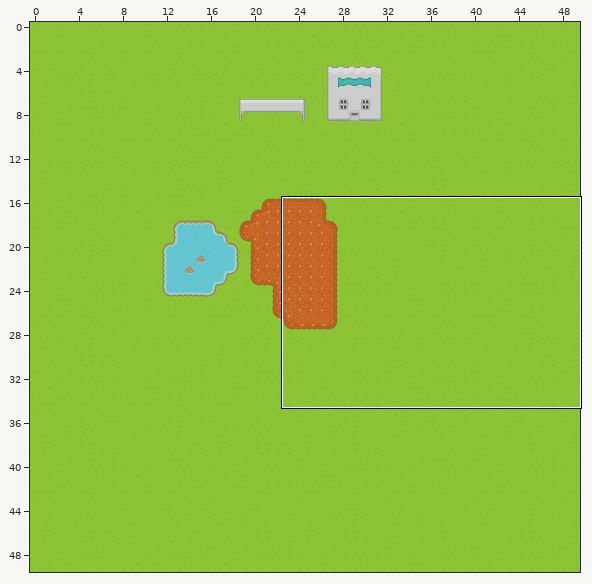
Tiled map -- client/websiteAssets/untitled.tmx. Above, an overview of the earlier version with the close-up marked.
Close-up. Before the edit:
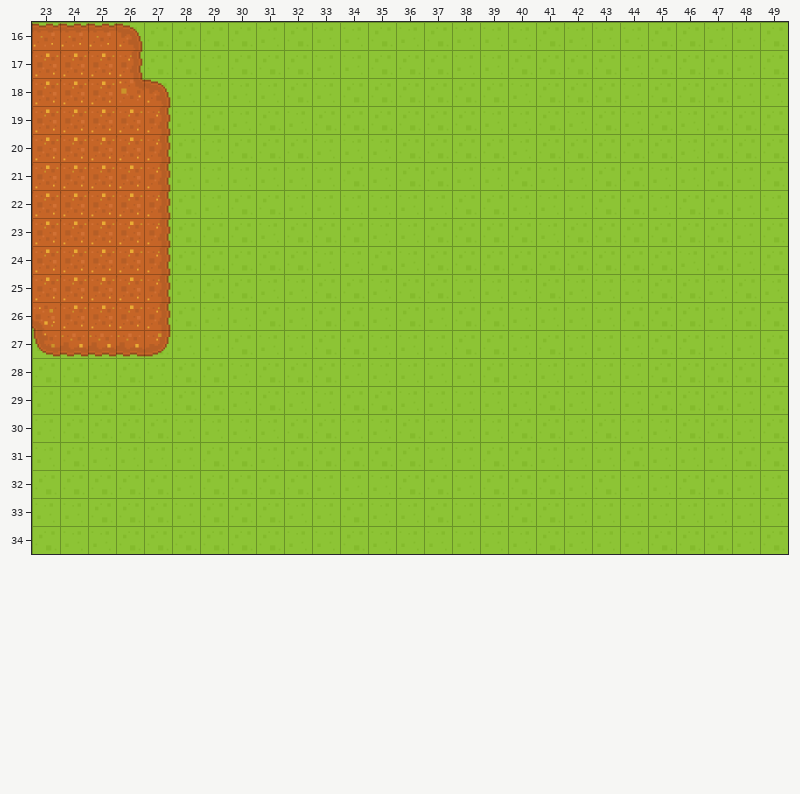
Cells are 64x64 px. Shown: x 23..49, y 16..34. The commit also changed other parts of the map, which this record leaves out.
The same view after the edit:
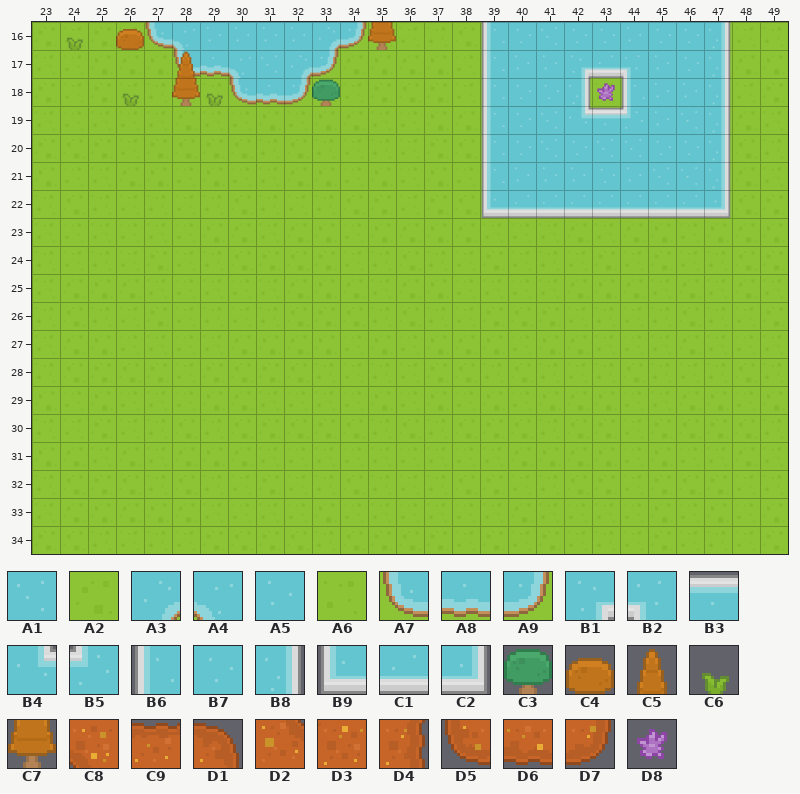
Key: from "roguelikeSheet_transparent": A1 1, A2 5, A3 68, A4 69, A5 71, A6 73, A7 138, A8 139, A9 140, B1 204, B2 205, B3 207, B4 272, B5 273, B6 274, B7 275, B8 276, B9 342, C1 343, C2 344, C3 627, C4 632, C5 697, C6 702, C7 765, C8 1225, C9 1227, D1 1228, D2 1292, D3 1295, D4 1296, D5 1362, D6 1363, D7 1364, D8 1605.
__ is an empty cell, ## one hidden under a higher layer, .. an unchanged one.
The edit:
--- layer "Ground Terrain"
@@ x 23..47 @@
-16 .. A2 A6 .. A2 A2 A2 A2 A6 A2 A6 A6 .. .. .. .. A6 A6 A2 A6 .. .. .. .. ..
-17 ## .. .. A6 .. A2 A6 A2 A2 A2 A6 .. .. .. .. .. A6 .. .. .. .. A6 A2 .. ..
-18 .. ## ## .. A2 .. .. A6 A6 A2 A6 .. .. .. .. .. A2 .. .. .. A2 .. A2 .. ..
-19 .. ## .. ## .. .. .. .. .. .. .. .. .. .. .. .. .. A6 .. A6 .. A6 A2 A6 A2
-20 ## ## .. ## .. .. .. .. .. .. .. .. .. .. .. .. A2 A6 A2 .. .. A2 .. A6 A2
-21 ## .. ## .. .. .. .. .. .. .. .. .. .. .. .. .. .. A2 A6 A6 A2 A2 .. .. ..
-22 .. .. .. .. A2 .. .. .. .. .. .. .. .. .. .. .. .. .. .. A6 A2 A2 A6 .. A2
-23 ## .. .. ## .. .. .. .. .. .. .. .. .. .. .. .. .. .. .. .. .. .. .. .. ..
-24 .. .. ## ## .. .. .. .. .. .. .. .. .. .. .. .. .. .. .. .. .. .. .. .. ..
-25 .. ## ## .. .. .. .. .. .. .. .. .. .. .. .. .. .. .. .. .. .. .. .. .. ..
-26 A2 .. ## .. A6 .. .. .. .. .. .. .. .. .. .. .. .. .. .. .. .. .. .. .. ..
-27 .. .. .. .. A2 .. .. .. .. .. .. .. .. .. .. .. .. .. .. .. .. .. .. .. ..
+16 .. A6 A2 .. A7 A4 A5 A5 A5 A5 A3 A9 .. .. .. .. A2 ## ## ## .. .. .. .. ..
+17 A6 .. .. A2 .. A7 A8 A4 A1 A3 A9 .. .. .. .. .. A2 .. .. .. .. ## ## .. ..
+18 .. A6 A2 .. A6 .. .. A7 A8 A9 A2 .. .. .. .. .. A6 .. .. .. A6 .. ## .. ..
+19 .. A6 .. A6 .. .. .. .. .. .. .. .. .. .. .. .. .. ## .. A2 .. A2 ## ## A6
+20 A2 A2 .. A6 .. .. .. .. .. .. .. .. .. .. .. .. A6 ## ## .. .. ## .. ## A6
+21 A2 .. A6 .. .. .. .. .. .. .. .. .. .. .. .. .. .. ## ## ## ## ## .. .. ..
+22 .. .. .. .. A6 .. .. .. .. .. .. .. .. .. .. .. .. .. .. ## ## ## ## .. A6
+23 A6 .. .. A6 .. .. .. .. .. .. .. .. .. .. .. .. .. .. .. .. .. .. .. .. ..
+24 .. .. A6 A6 .. .. .. .. .. .. .. .. .. .. .. .. .. .. .. .. .. .. .. .. ..
+25 .. A2 A2 .. .. .. .. .. .. .. .. .. .. .. .. .. .. .. .. .. .. .. .. .. ..
+26 A6 .. A6 .. A2 .. .. .. .. .. .. .. .. .. .. .. .. .. .. .. .. .. .. .. ..
+27 .. .. .. .. A6 .. .. .. .. .. .. .. .. .. .. .. .. .. .. .. .. .. .. .. ..
--- layer "Ground Overlay"
@@ x 23..47 @@
-16 C9 C9 C9 D1 .. .. .. .. .. .. .. .. .. .. .. .. __ __ __ __ __ __ __ __ __
-17 D3 D3 D3 D4 .. .. .. .. .. .. .. .. .. .. .. .. __ __ __ __ __ __ __ __ __
-18 D3 D3 D3 D2 D1 .. .. .. .. .. .. .. .. .. .. .. __ __ __ __ __ __ __ __ __
-19 D3 D3 D3 D3 D4 .. .. .. .. .. .. .. .. .. .. .. __ __ __ __ __ __ __ __ __
-20 D3 D3 D3 D3 D4 .. .. .. .. .. .. .. .. .. .. .. __ __ __ __ __ __ __ __ __
-21 D3 D3 D3 D3 D4 .. .. .. .. .. .. .. .. .. .. .. __ __ __ __ __ __ __ __ __
-22 D3 D3 D3 D3 D4 .. .. .. .. .. .. .. .. .. .. .. __ __ __ __ __ __ __ __ __
-23 D3 D3 D3 D3 D4 .. .. .. .. .. .. .. .. .. .. .. .. .. .. .. .. .. .. .. ..
-24 D3 D3 D3 D3 D4 .. .. .. .. .. .. .. .. .. .. .. .. .. .. .. .. .. .. .. ..
-25 D3 D3 D3 D3 D4 .. .. .. .. .. .. .. .. .. .. .. .. .. .. .. .. .. .. .. ..
-26 C8 D3 D3 D3 D4 .. .. .. .. .. .. .. .. .. .. .. .. .. .. .. .. .. .. .. ..
-27 D5 D6 D6 D6 D7 .. .. .. .. .. .. .. .. .. .. .. .. .. .. .. .. .. .. .. ..
+16 __ __ __ __ .. .. .. .. .. .. .. .. .. .. .. .. B6 B7 A1 B7 B7 A5 B7 B7 B8
+17 __ __ __ __ .. .. .. .. .. .. .. .. .. .. .. .. B6 A5 A5 B1 C1 B2 A5 B7 B8
+18 __ __ __ __ __ .. .. .. .. .. .. .. .. .. .. .. B6 B7 B7 B8 D8 B6 A5 A5 B8
+19 __ __ __ __ __ .. .. .. .. .. .. .. .. .. .. .. B6 B7 A1 B4 B3 B5 A5 A1 B8
+20 __ __ __ __ __ .. .. .. .. .. .. .. .. .. .. .. B6 B7 A1 B7 A1 A1 B7 B7 B8
+21 __ __ __ __ __ .. .. .. .. .. .. .. .. .. .. .. B6 A5 A5 A5 B7 A5 A1 A1 B8
+22 __ __ __ __ __ .. .. .. .. .. .. .. .. .. .. .. B9 C1 C1 C1 C1 C1 C1 C1 C2
+23 __ __ __ __ __ .. .. .. .. .. .. .. .. .. .. .. .. .. .. .. .. .. .. .. ..
+24 __ __ __ __ __ .. .. .. .. .. .. .. .. .. .. .. .. .. .. .. .. .. .. .. ..
+25 __ __ __ __ __ .. .. .. .. .. .. .. .. .. .. .. .. .. .. .. .. .. .. .. ..
+26 __ __ __ __ __ .. .. .. .. .. .. .. .. .. .. .. .. .. .. .. .. .. .. .. ..
+27 __ __ __ __ __ .. .. .. .. .. .. .. .. .. .. .. .. .. .. .. .. .. .. .. ..
--- layer "Deco0"
@@ x 24..35 @@
-16 __ .. __ .. .. .. .. .. .. .. .. __
-17 .. .. .. .. __ .. .. .. .. .. .. ..
-18 .. .. __ .. __ __ .. .. .. __ .. ..
+16 C6 .. C4 .. .. .. .. .. .. .. .. C7
+17 .. .. .. .. C5 .. .. .. .. .. .. ..
+18 .. .. C6 .. C7 C6 .. .. .. C3 .. ..
Boxes around the changes in both close-ups, in picture pixels (x1, y1, x2, y2):
changed: (32, 22, 396, 357)
changed: (481, 22, 731, 218)
